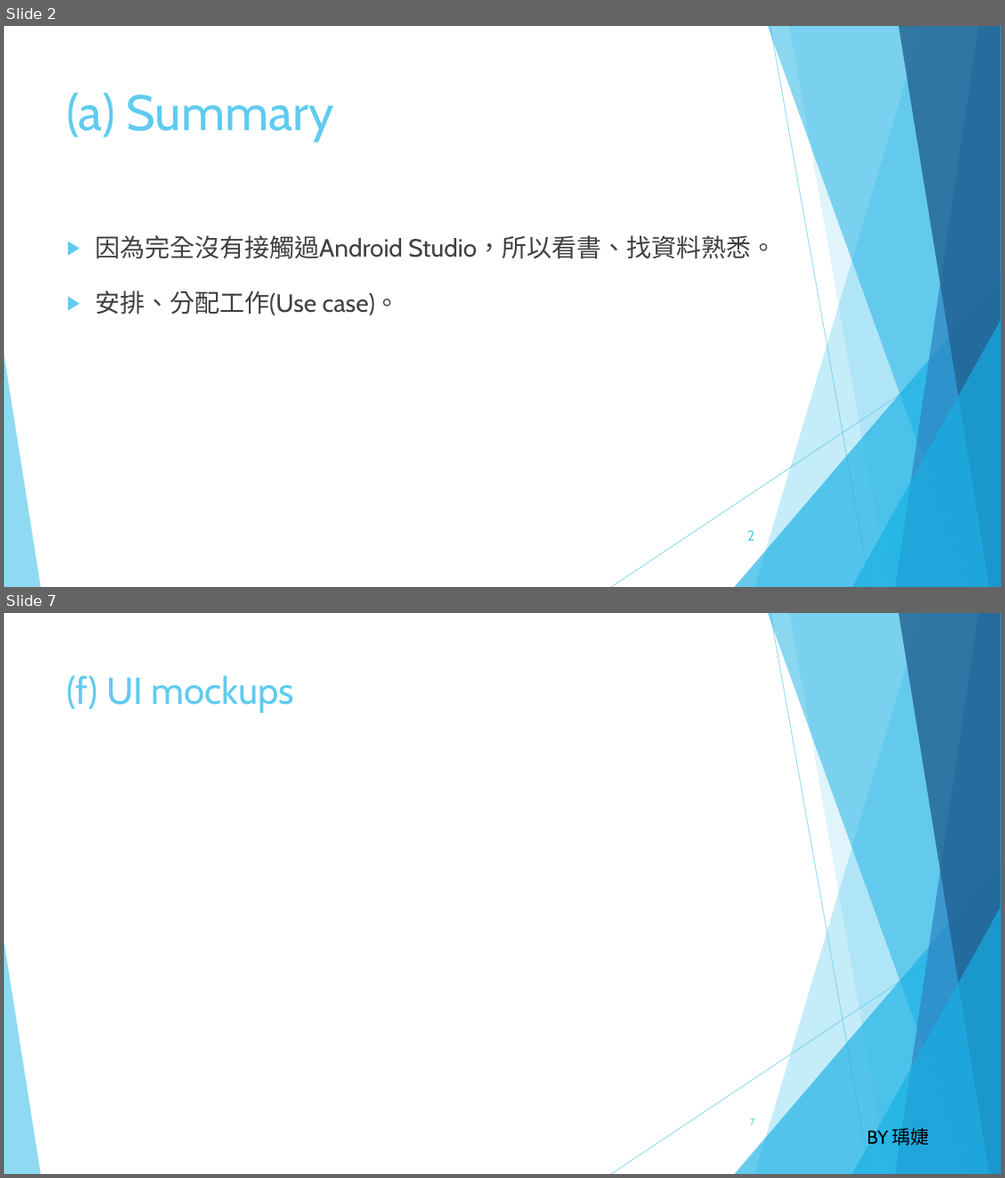
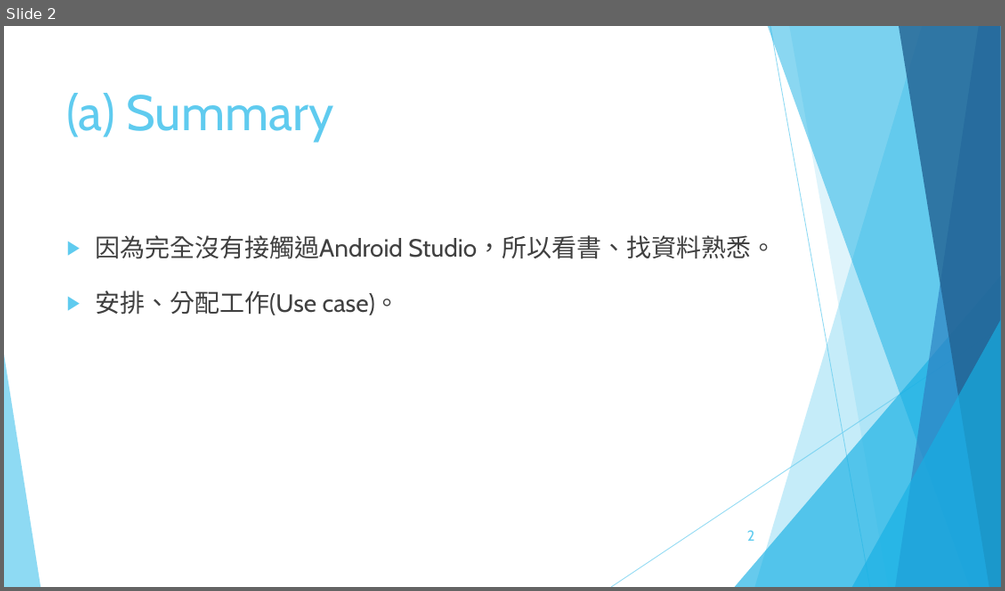
Before and after one commit to OctupusTea/OOAD, a slide deck: Final Project/OOAD 個人計帳本.pptx. Shown one above the other, each under a label of ours: slides 2 and 7 before the commit, slide 2 after it; the slides between them are not shown. The pictures are 1005x1178 and 1005x591 pixels, drawn with LibreOffice and Linux fonts; fonts in the diff are those of the drawing. Boxes give left, top, right and bottom in pixels: in the first picture for what was removed or moved away, otherwise in the second. Text is boxed around its words. In the diff, an @@ line names an element or a change of style, - is before the commit and + after.

```diff
--- a/Final Project/OOAD 個人計帳本.pptx
+++ b/Final Project/OOAD 個人計帳本.pptx
@@ slide 7 removed at box(4, 613, 1001, 1174), background #FFFFFF; not listed: 10 template elements that a slide beside it also shows @@
@@ title removed at box(67, 675, 295, 713) @@
-(f) UI mockups
@@ page number removed at box(750, 1118, 754, 1125) @@
-7
@@ text removed at box(866, 1127, 930, 1145) @@
-BY 瑀婕
```
Also in this commit, not shown: 2 slides changed, 3 slides added, 3 other slides removed.
